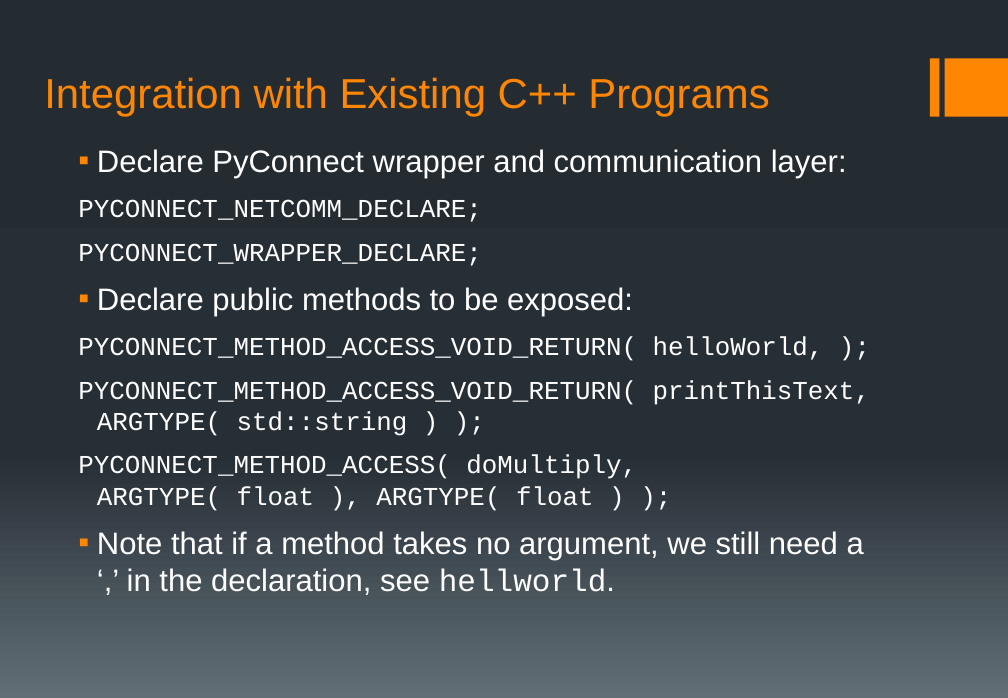
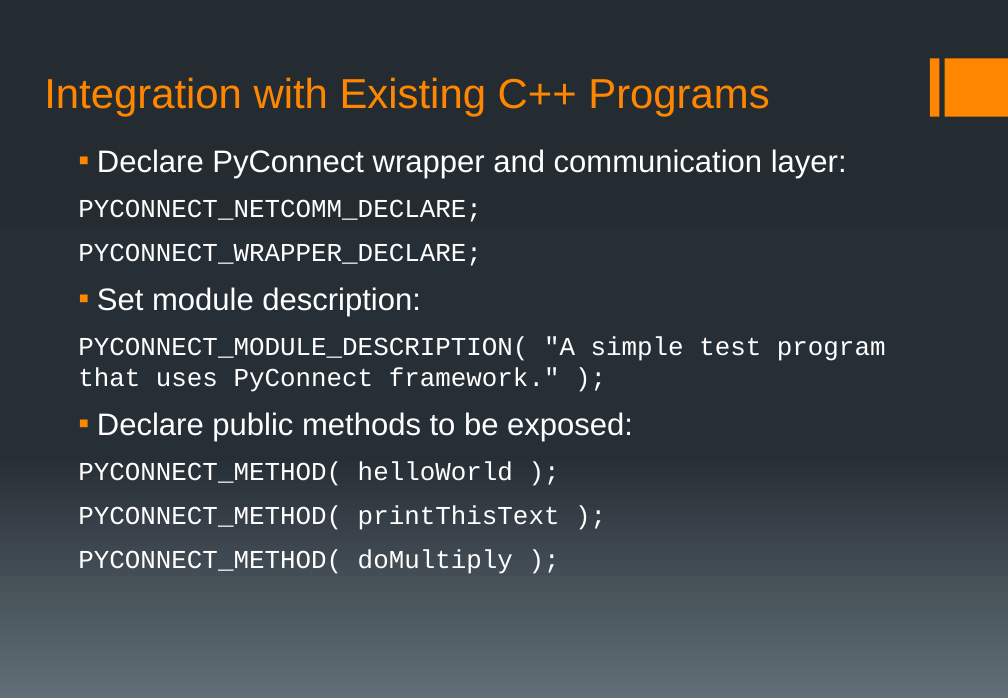
Before and after one commit to uts-magic-lab/pyconnect, a slide deck: slide 9 of doc/pyconnect_intro.pptx. Drawn at 1008x698 pixels with LibreOffice and Linux fonts; fonts in the diff are those of the drawing. Boxes give left, top, right and bottom in pixels: in the first picture for what was removed or moved away, otherwise in the second. Text is boxed around its words. In the diff, an @@ line names an element or a change of style, - is before the commit and + after.

```diff
--- a/doc/pyconnect_intro.pptx
+++ b/doc/pyconnect_intro.pptx
@@ text at <box>78,287,886,392</box>: paragraphs added @@
+▪ Set module description:
+PYCONNECT_MODULE_DESCRIPTION( "A simple test program that uses PyConnect framework." );
@@ text at <box>78,461,560,574</box>: text changed @@
-PYCONNECT_METHOD_ACCESS_VOID_RETURN( helloWorld, );
-PYCONNECT_METHOD_ACCESS_VOID_RETURN( printThisText, ARGTYPE( std::string ) );
-PYCONNECT_METHOD_ACCESS( doMultiply, ARGTYPE( float ), ARGTYPE( float ) );
-▪ Note that if a method takes no argument, we still need a ‘,’ in the declaration, see hellworld.
+PYCONNECT_METHOD( helloWorld );
+PYCONNECT_METHOD( printThisText );
+PYCONNECT_METHOD( doMultiply );
```
Also in this commit, not shown: 6 other slides changed, 1 other file.
